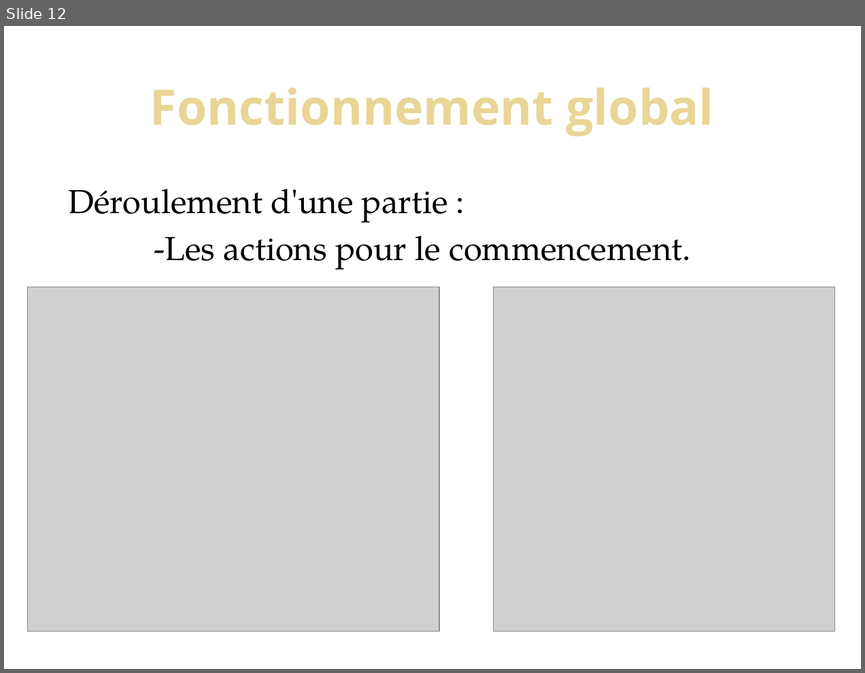
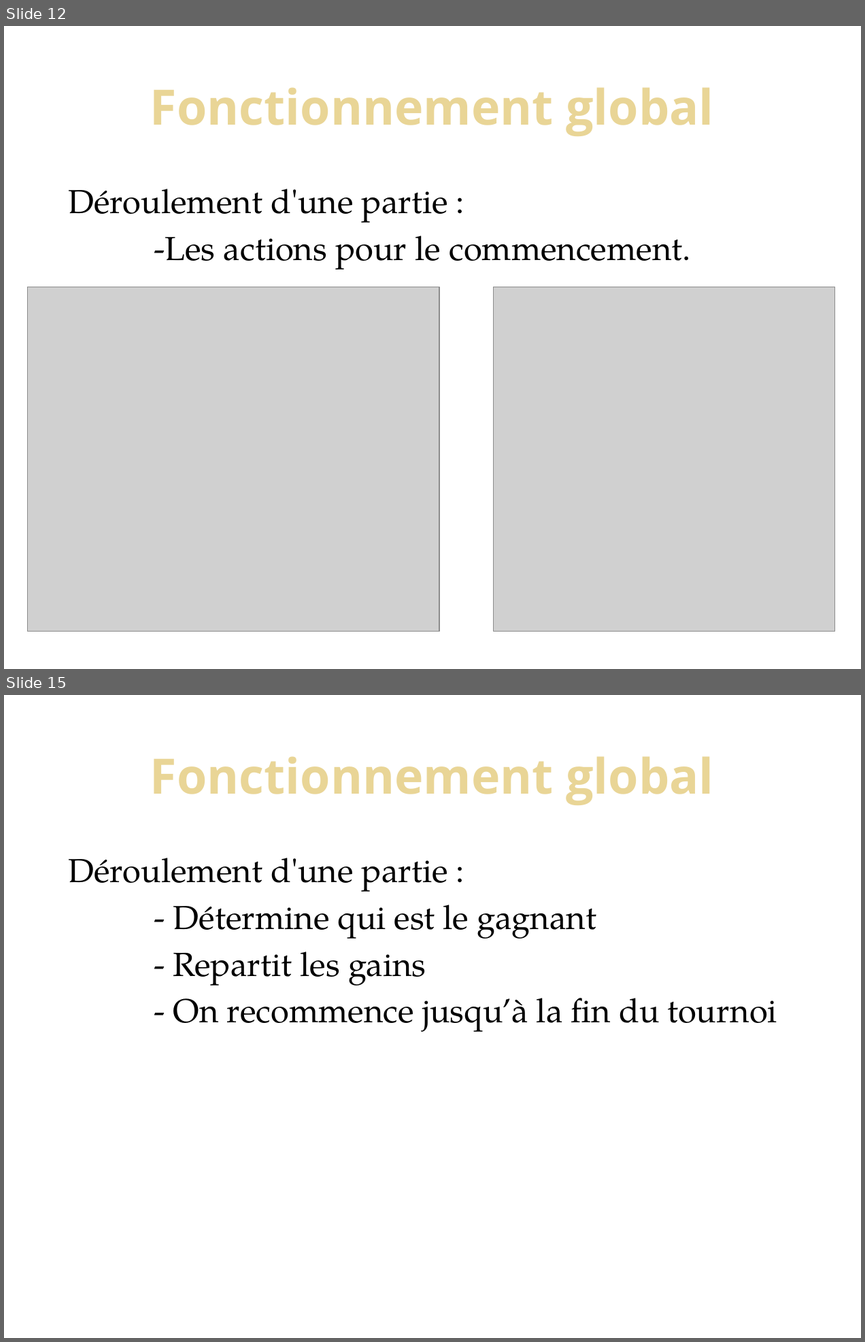
Before and after one commit to congatobu/pokergame-l3, a slide deck: Rapport/PowerPoint/ben-steve.pptx. Shown one above the other, each under a label of ours: slide 12 before the commit, slides 12 and 15 after it; the slides between them are not shown. The pictures are 865x673 and 865x1342 pixels, drawn with LibreOffice and Linux fonts; fonts in the diff are those of the drawing; grey boxes stand for pictures; background and template pictures are left out. Boxes give left, top, right and bottom in pixels: in the first picture for what was removed or moved away, otherwise in the second. Text is boxed around its words. In the diff, an @@ line names an element or a change of style, - is before the commit and + after.

```diff
--- a/Rapport/PowerPoint/ben-steve.pptx
+++ b/Rapport/PowerPoint/ben-steve.pptx
@@ slide 15 added at bbox=[4, 695, 861, 1338], background picture (left out) @@
@@ title added at bbox=[150, 756, 713, 805], 41 pt, text gradient #EAD696 to #E7D081, bold @@
+Fonctionnement global
@@ text added at bbox=[68, 858, 777, 1032], 28 pt, text #000000 @@
+Déroulement d'une partie :
+- Détermine qui est le gagnant
+- Repartit les gains
+- On recommence jusqu’à la fin du tournoi
```
Also in this commit, not shown: 2 slides changed, 1 other slide added.
